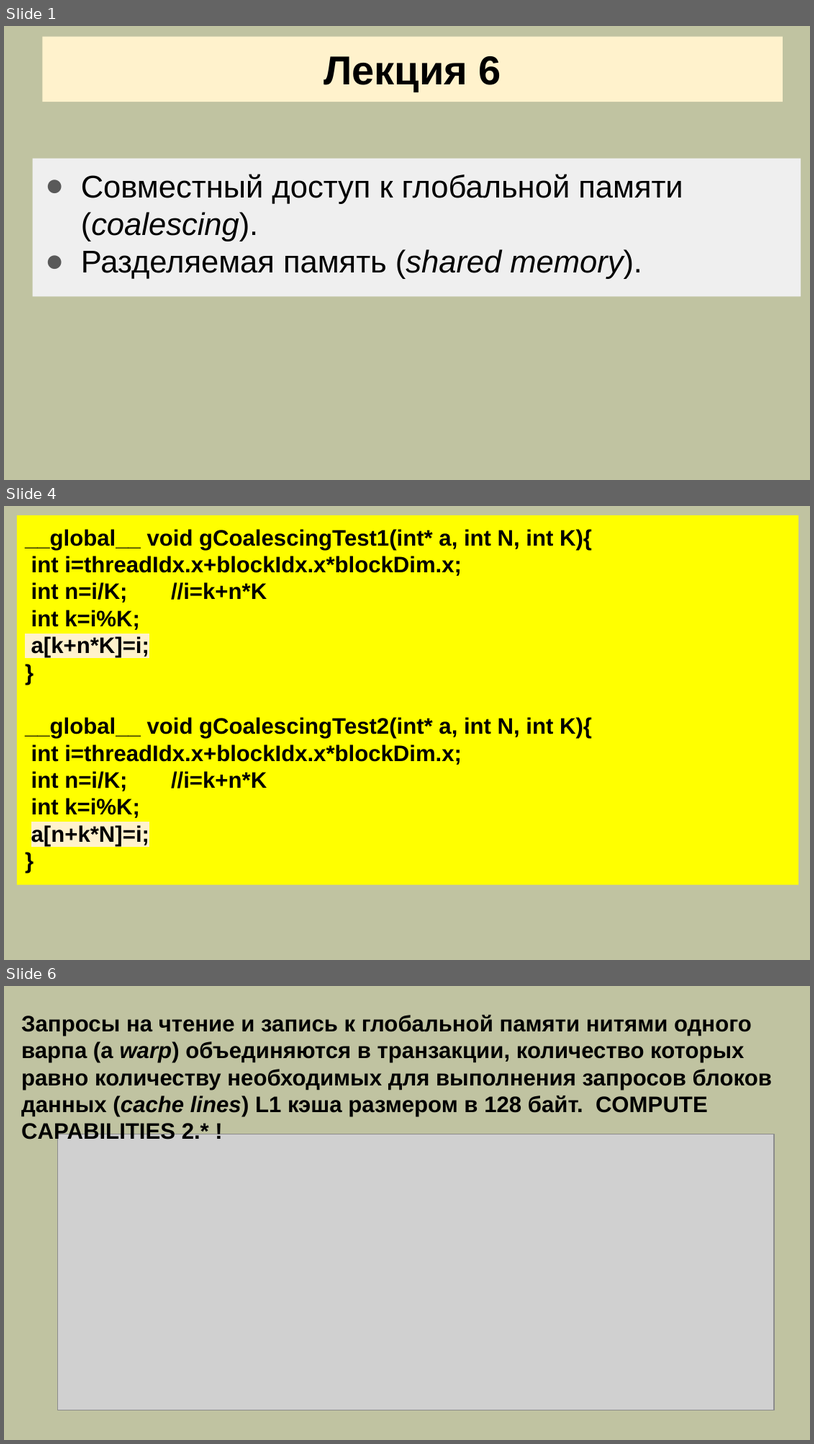
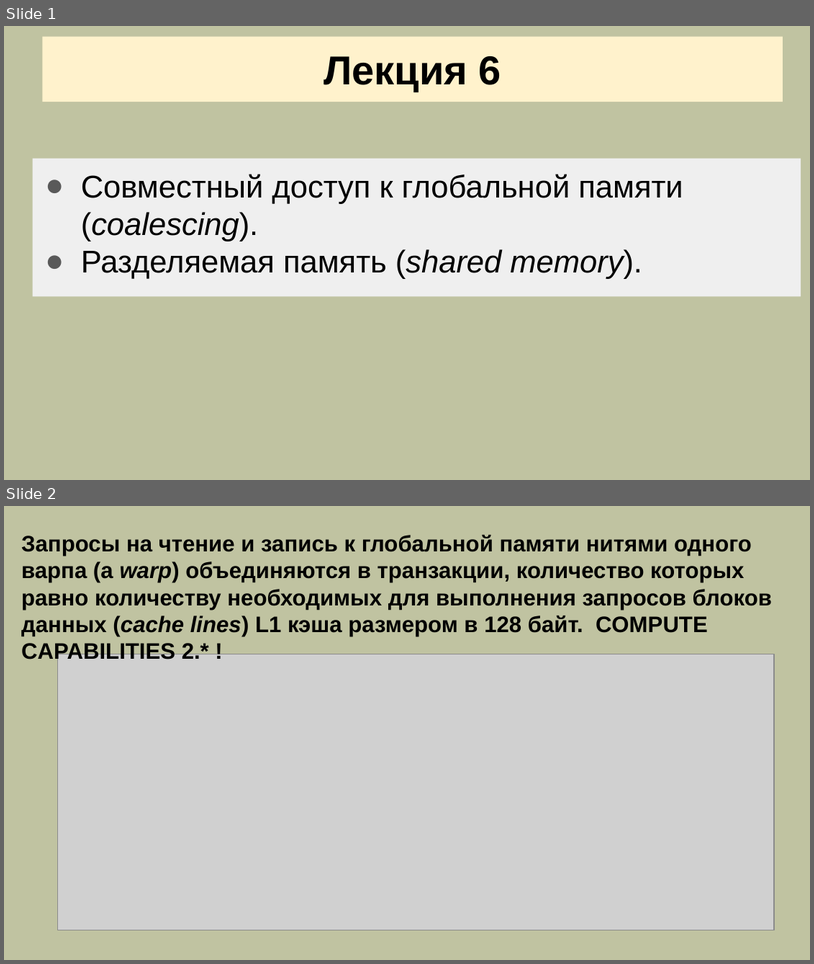
Before and after one commit to mlkv52/sibsutis_cuda_bachelors-2025, a slide deck: Лекции/pptx/Лекция6-ПГП-2025.pptx. Shown one above the other, each under a label of ours: slides 1, 4 and 6 before the commit, slides 1 and 2 after it; the slides between them are not shown. The pictures are 814x1444 and 814x964 pixels, drawn with LibreOffice and Linux fonts; fonts in the diff are those of the drawing; grey boxes stand for pictures. Boxes give left, top, right and bottom in pixels: in the first picture for what was removed or moved away, otherwise in the second. Text is boxed around its words. In the diff, an @@ line names an element or a change of style, - is before the commit and + after.

```diff
--- a/Лекции/pptx/Лекция6-ПГП-2025.pptx
+++ b/Лекции/pptx/Лекция6-ПГП-2025.pptx
@@ slide 4 removed at [4,506,810,960], background #C0C3A1 @@
@@ rectangle removed at [17,515,799,885] @@
-__global__ void gCoalescingTest1(int* a, int N, int K){
-int i=threadIdx.x+blockIdx.x*blockDim.x;
-int n=i/K; //i=k+n*K
-int k=i%K;
-a[k+n*K]=i;
-}
-__global__ void gCoalescingTest2(int* a, int N, int K){
-int i=threadIdx.x+blockIdx.x*blockDim.x;
-int n=i/K; //i=k+n*K
-int k=i%K;
-a[n+k*N]=i;
-}
@@ what was slide 6 is now slide 2 @@
```
Also in this commit, not shown: 2 slides changed, 4 other slides removed, 1 other file.
